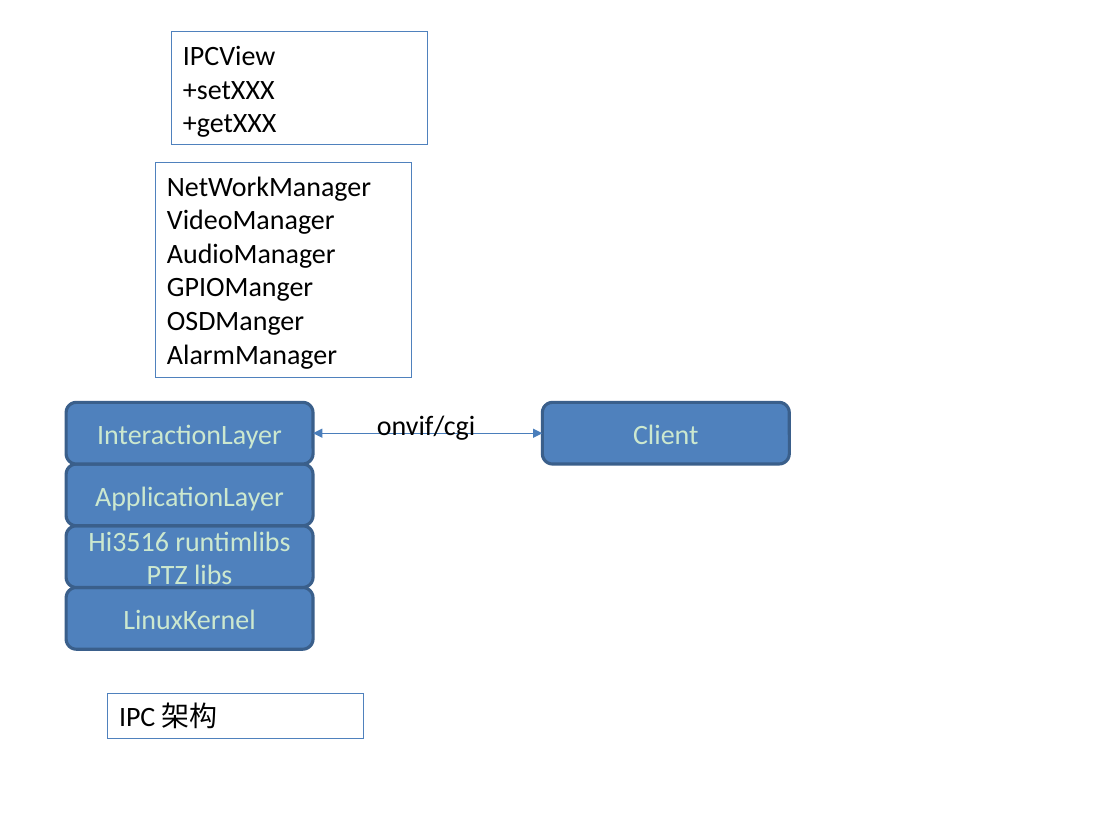
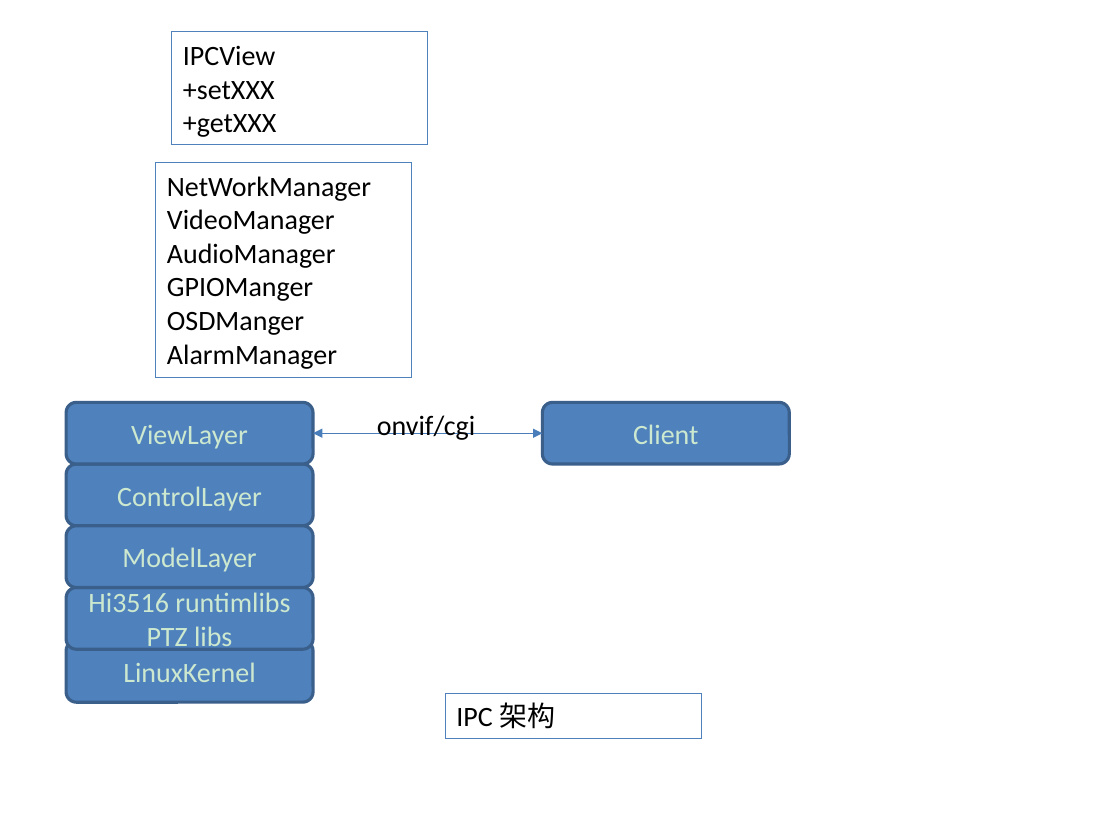
Before and after one commit to torychen/StudyThe1stLineCodeOfAndroid, a slide deck: slide 2 of StudyProgress/MyProject/ProjectArchitecture/my_project_architecture.pptx. Drawn at 1120x840 pixels with LibreOffice and Linux fonts; fonts in the diff are those of the drawing. Boxes give left, top, right and bottom in pixels: in the first picture for what was removed or moved away, otherwise in the second. Text is boxed around its words. In the diff, an @@ line names an element or a change of style, - is before the commit and + after.

```diff
--- a/StudyProgress/MyProject/ProjectArchitecture/my_project_architecture.pptx
+++ b/StudyProgress/MyProject/ProjectArchitecture/my_project_architecture.pptx
@@ text in rounded rectangle at bbox=[131, 425, 248, 449]: text changed @@
-InteractionLayer
+ViewLayer
@@ text in rounded rectangle at bbox=[117, 486, 262, 511]: text changed @@
-ApplicationLayer
+ControlLayer
@@ rounded rectangle added at bbox=[66, 525, 312, 587], fill #4F81BD, outline #3A5F8C 2 pt, 18 pt, text #CCE8CF @@
+ModelLayer
@@ rounded rectangle "Hi3516 runtimlibs": place and size @@
-rounded rectangle "Hi3516 runtimlibs" at bbox=[66, 525, 312, 587]
+rounded rectangle "Hi3516 runtimlibs" at bbox=[66, 588, 312, 650]
@@ rounded rectangle "LinuxKernel": place and size @@
-rounded rectangle "LinuxKernel" at bbox=[66, 588, 312, 650]
+rounded rectangle "LinuxKernel" at bbox=[66, 641, 312, 702]
@@ rectangle "IPC 架构": place and size @@
-rectangle "IPC 架构" at bbox=[108, 693, 363, 738]
+rectangle "IPC 架构" at bbox=[446, 693, 701, 738]
```
Also in this commit, not shown: 1 other file.
